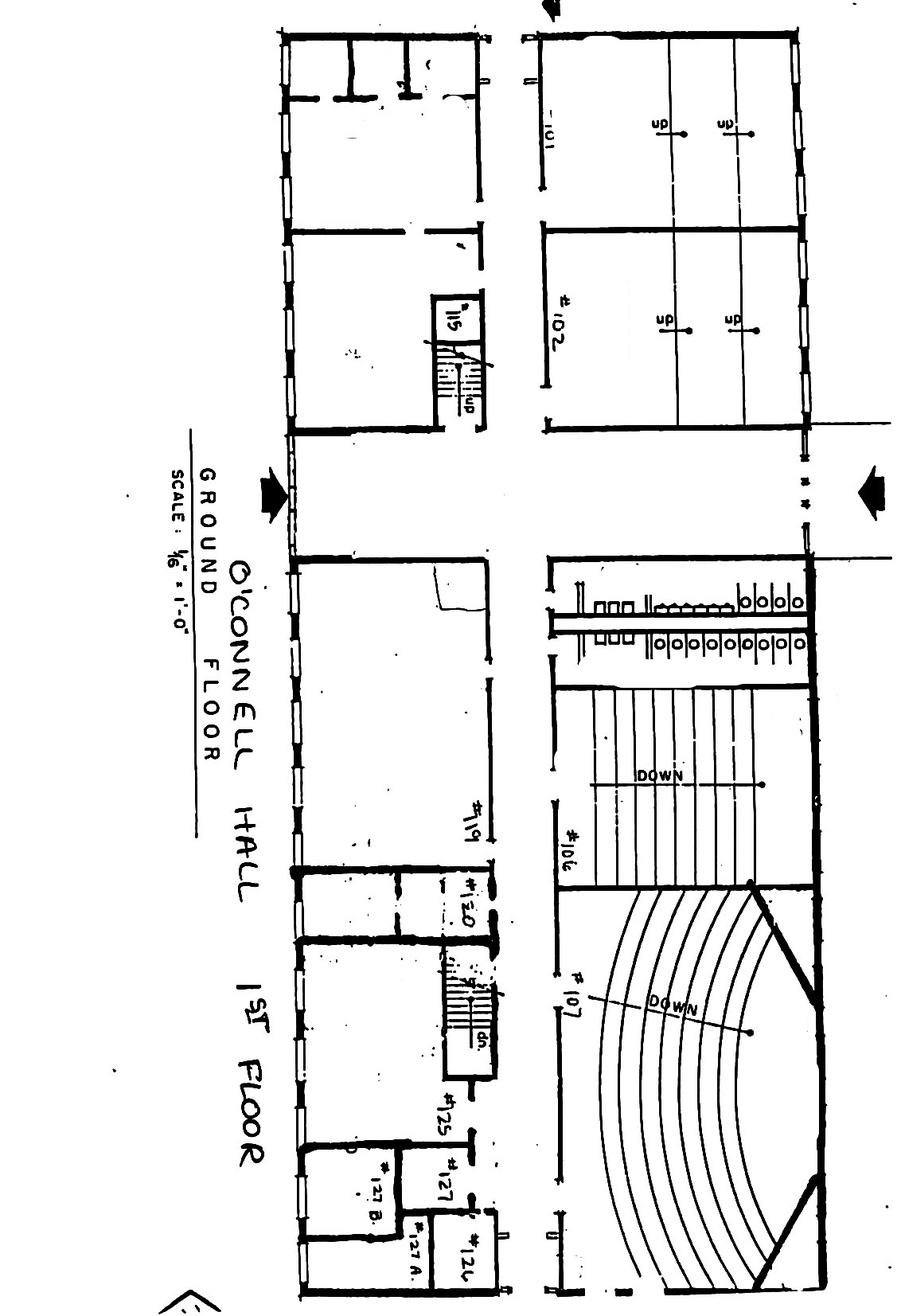
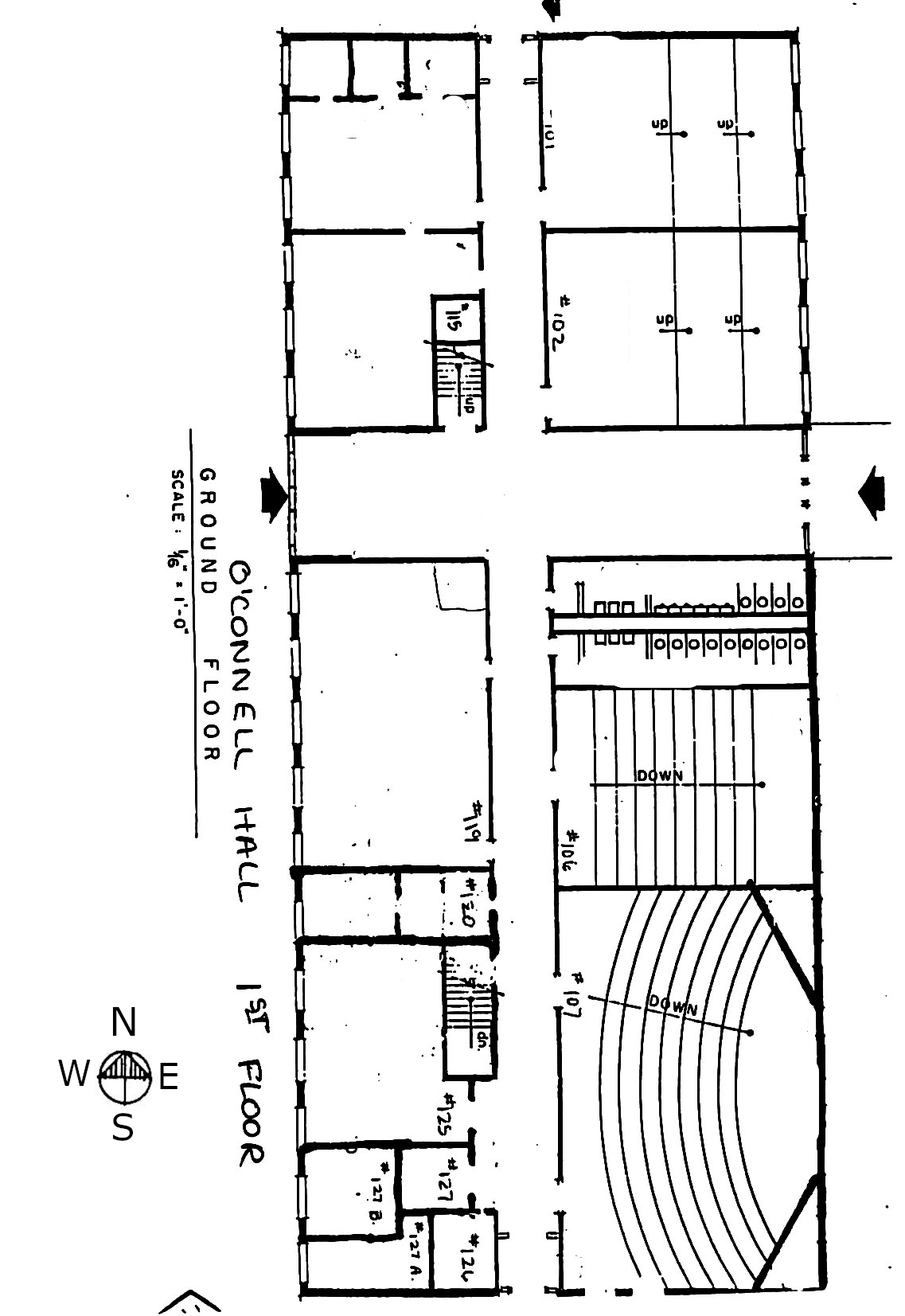
Before/after of a (905, 1316) layered artwork. What changed in the layer stack:
added layer "Pasted Layer" above "OC1.jpg" over [58, 1007, 178, 1141]
